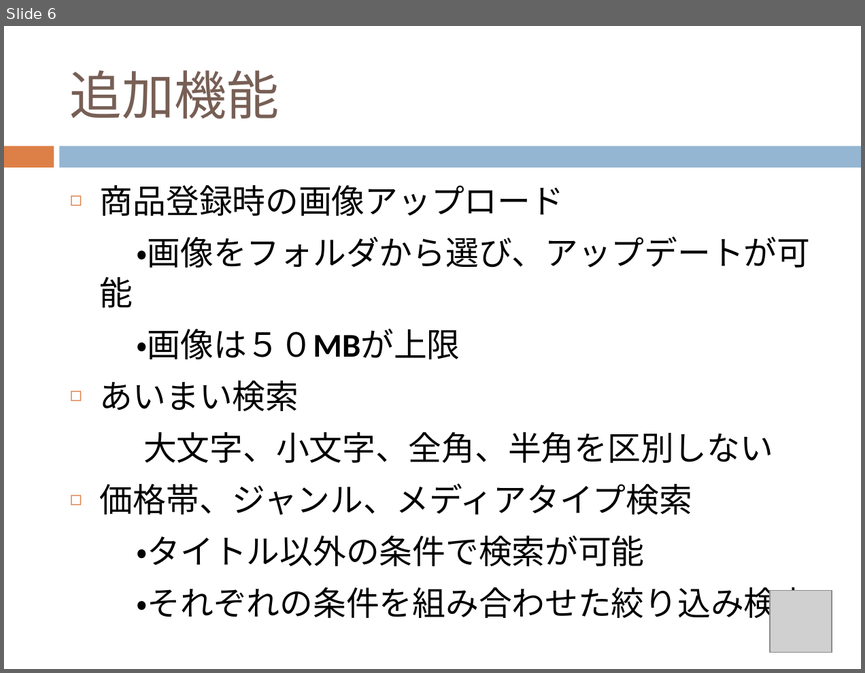
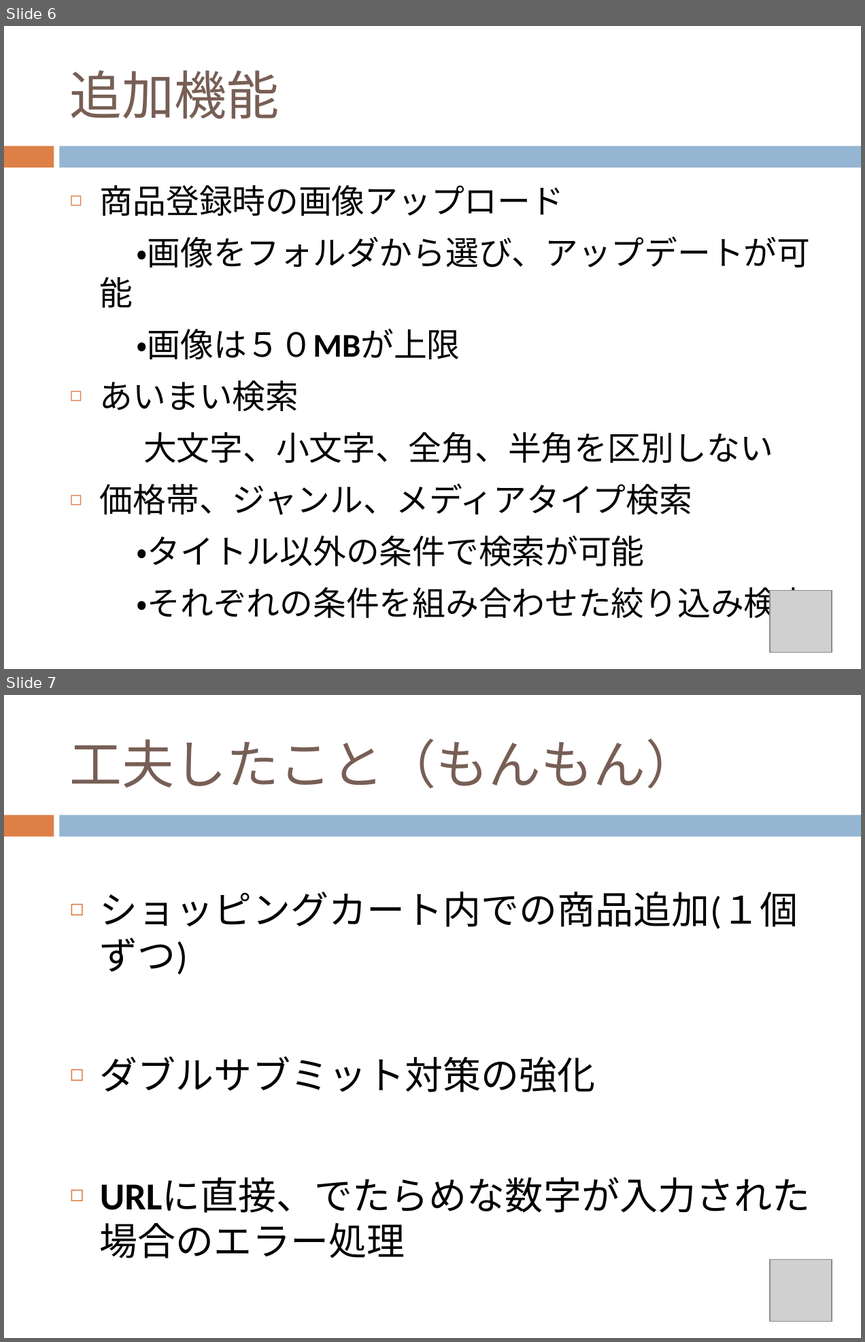
Before and after one commit to chocomegane/springC, a slide deck: document/ECサイト.pptx. Shown one above the other, each under a label of ours: slide 6 before the commit, slides 6 and 7 after it. The pictures are 865x673 and 865x1342 pixels, drawn with LibreOffice and Linux fonts; fonts in the diff are those of the drawing; grey boxes stand for pictures. Boxes give left, top, right and bottom in pixels: in the first picture for what was removed or moved away, otherwise in the second. Text is boxed around its words. In the diff, an @@ line names an element or a change of style, - is before the commit and + after.

```diff
--- a/document/ECサイト.pptx
+++ b/document/ECサイト.pptx
@@ slide 7 added at box(4, 695, 861, 1338), background #FFFFFF; not listed: 2 template elements that a slide beside it also shows @@
@@ title added at box(70, 739, 698, 788), 44 pt, text #775F55 @@
+工夫したこと（もんもん）
@@ text added at box(100, 892, 810, 1258), 32 pt, text #000000 @@
+◻ ショッピングカート内での商品追加(１個ずつ)
+◻ ダブルサブミット対策の強化
+◻ URLに直接、でたらめな数字が入力された場合のエラー処理
@@ picture added at box(770, 1259, 832, 1321) @@
```
Also in this commit, not shown: 1 other slide added.
